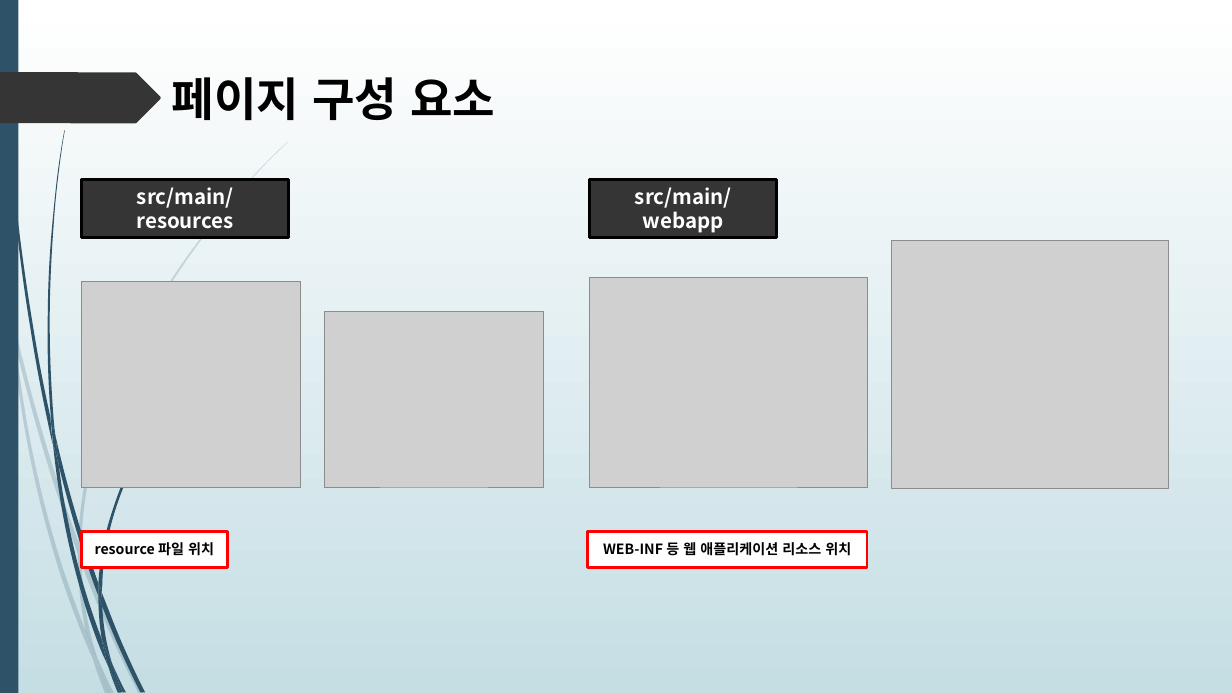
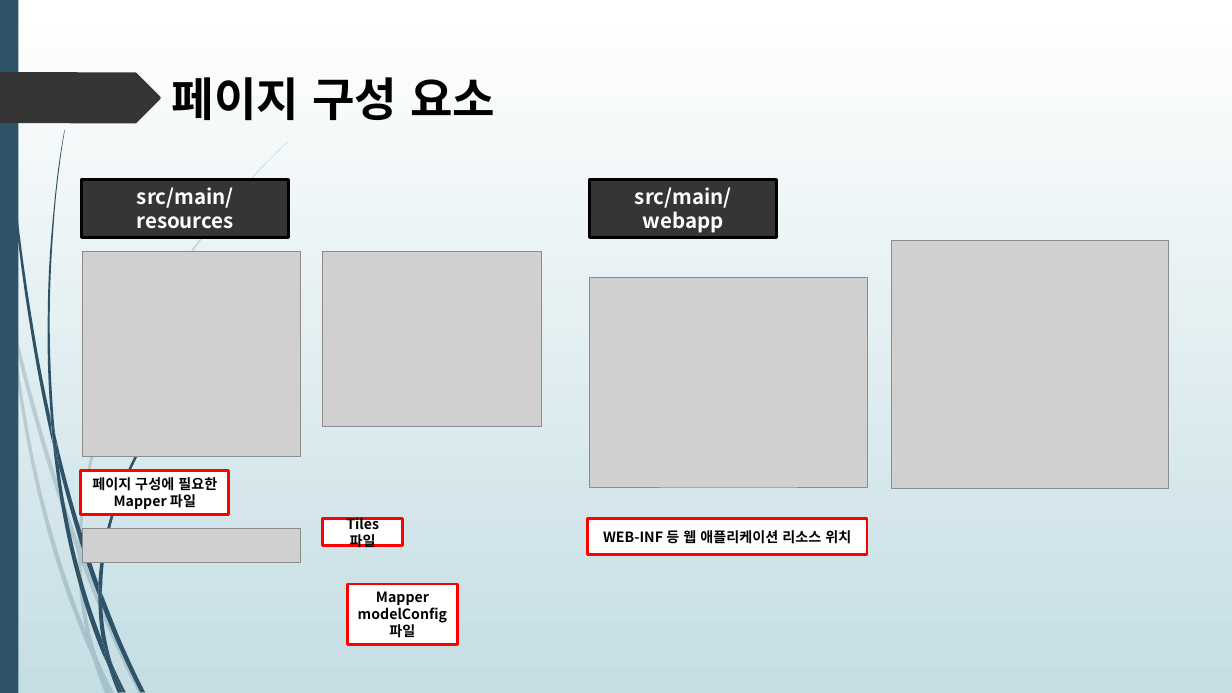
Before and after one commit to himediaai/DongOuk, a slide deck: slide 11 of 쇼핑몰.pptx (slide 5 before the commit). Drawn at 1232x693 pixels with LibreOffice and Linux fonts; fonts in the diff are those of the drawing; grey boxes stand for pictures. Boxes give left, top, right and bottom in pixels: in the first picture for what was removed or moved away, otherwise in the second. Text is boxed around its words. In the diff, an @@ line names an element or a change of style, - is before the commit and + after.

```diff
--- a/쇼핑몰.pptx
+++ b/쇼핑몰.pptx
@@ picture: place and size @@
-picture at [81,282,299,488]
+picture at [82,251,300,457]
@@ picture: place and size @@
-picture at [324,311,543,487]
+picture at [323,251,541,427]
@@ rectangle added at [81,470,229,514], fill #FFFFFF, outline #FF0000 2.25 pt, 11 pt, text #000000, bold @@
+페이지 구성에 필요한
+Mapper 파일
@@ picture added at [82,529,300,562] @@
@@ rectangle added at [323,519,402,546], fill #FFFFFF, outline #FF0000 2.25 pt, 11 pt, text #000000, bold @@
+Tiles 파일
@@ rectangle "WEB-INF 등 웹 애플리케이션 리소스 ...": place and size @@
-rectangle "WEB-INF 등 웹 애플리케이션 리소스 ..." at [588,531,867,567]
+rectangle "WEB-INF 등 웹 애플리케이션 리소스 ..." at [588,519,867,555]
@@ rectangle "Mapper": place and size @@
-rectangle "Mapper" at [81,531,226,567]
+rectangle "Mapper" at [348,584,458,645]
@@ text in rectangle at [358,591,447,638]: text changed @@
-resource 파일 위치
+Mapper
+modelConfig
+파일
```
Also in this commit, not shown: 2 other slides changed, 7 slides added, 1 slide removed.
